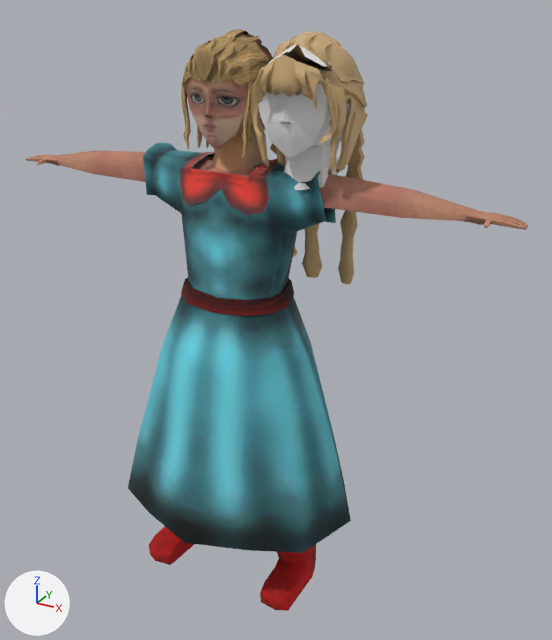
One commit to the FBX model Assets/_GoodCopBadCop/_Models/textures for girl/girl21blend.fbx: the scene before it, then after it.
One viewpoint serves both versions: a camera (50 mm lens) standing at (2.2, -3.52, 3.43) and looking at (0.16, 0.19, 1.57). The axes (+X, +Y, +Z) are drawn at lower left. The lights are the same throughout. The first picture is the older version.
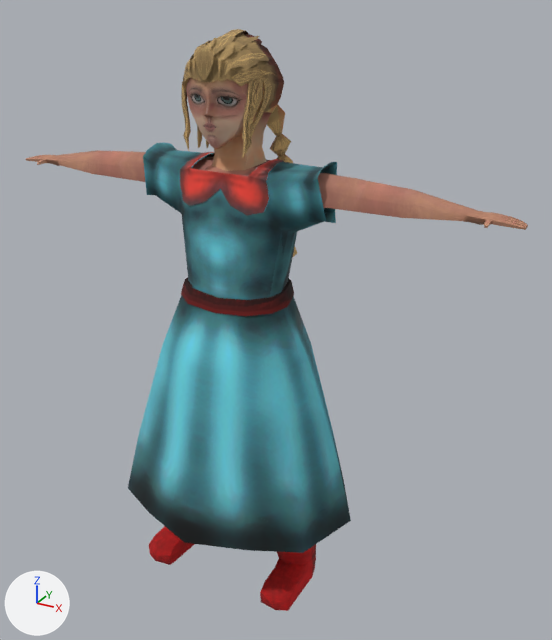
Pixel boxes [x1, y1, x2, y2] of what changed, in the pictures (552 x 640 px):
'Cube.005', deleted (brown)
    before: [250, 31, 368, 284]
'Cube.002', deleted
    before: [258, 44, 350, 191]

Patch to the scene script:
```diff
--- a/Assets/_GoodCopBadCop/_Models/textures for girl/girl21blend.fbx.py
+++ b/Assets/_GoodCopBadCop/_Models/textures for girl/girl21blend.fbx.py
@@ ob_cube_002 @@
-ob_cube_002 = bpy.data.objects.new('Cube.002', me_cube_012)
-ob_cube_002.location = (0.439, -0.081, 2.936)
@@ ob_cube_005 @@
-ob_cube_005 = bpy.data.objects.new('Cube.005', me_cube_013)
-ob_cube_005.location = (0.449, 0.0, 0.0)
```
